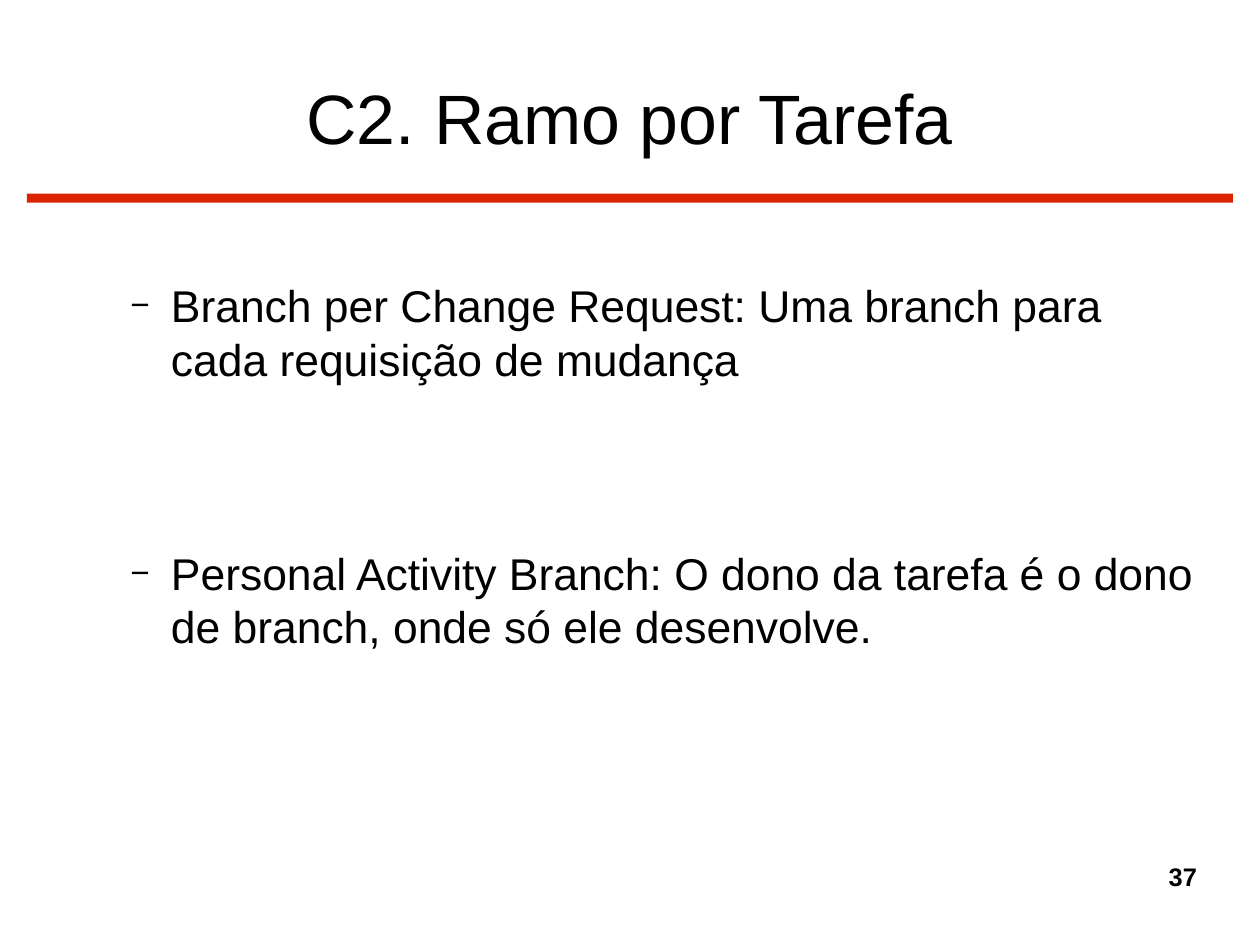
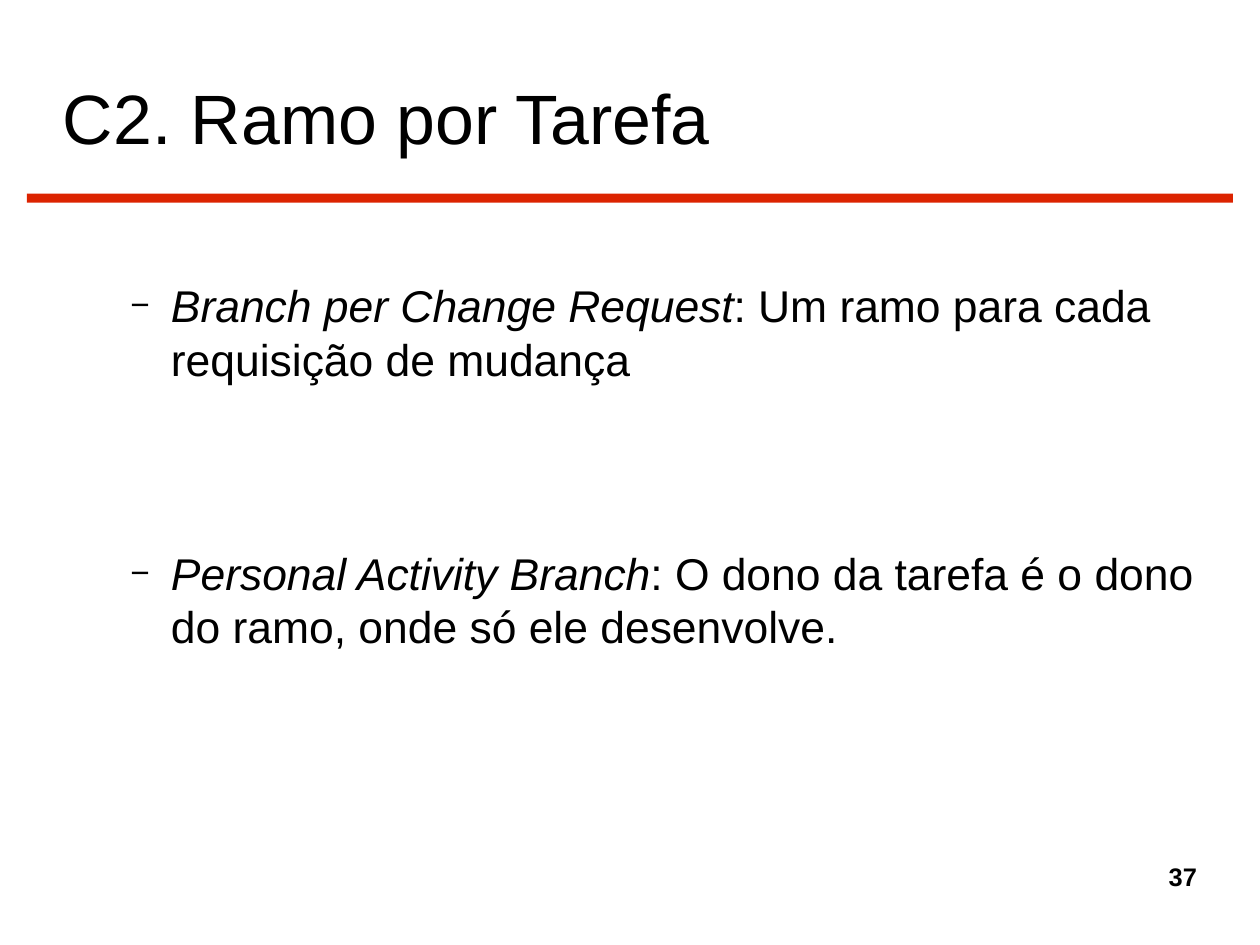
Before and after one commit to gtessa/gc20131_leitura_5, a slide deck: slide 37 of Completo.odp. Drawn at 1260x945 pixels with LibreOffice and Linux fonts; fonts in the diff are those of the drawing. Boxes give left, top, right and bottom in pixels: in the first picture for what was removed or moved away, otherwise in the second. Text is boxed around its words. In the diff, an @@ line names an element or a change of style, - is before the commit and + after.

```diff
--- a/Completo.odp
+++ b/Completo.odp
@@ title "C2. Ramo por Tarefa" at [63,93,710,157]: alignment centre to left @@
@@ text at [171,289,1194,649]: text changed @@
-  − Branch per Change Request: Uma branch para cada requisição de mudança
-  − Personal Activity Branch: O dono da tarefa é o dono de branch, onde só ele desenvolve.
+  − Branch per Change Request: Um ramo para cada requisição de mudança
+  − Personal Activity Branch: O dono da tarefa é o dono do ramo, onde só ele desenvolve.
```
Also in this commit, not shown: 72 other slides changed, 1 slide removed.
